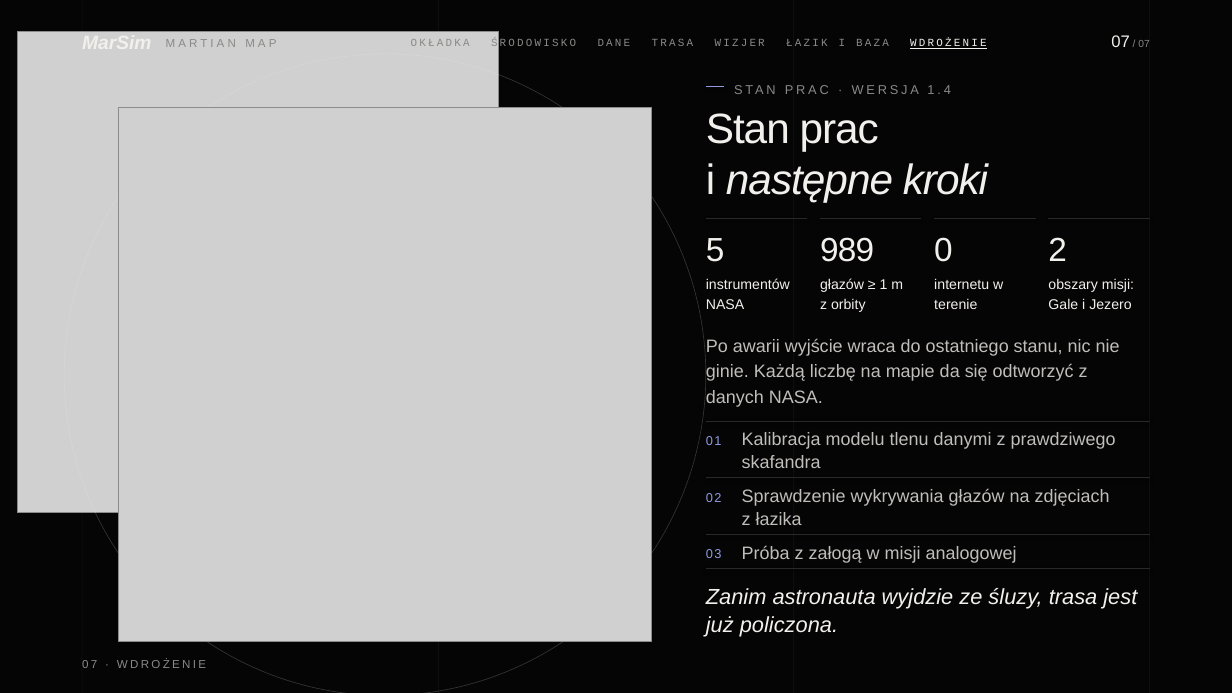
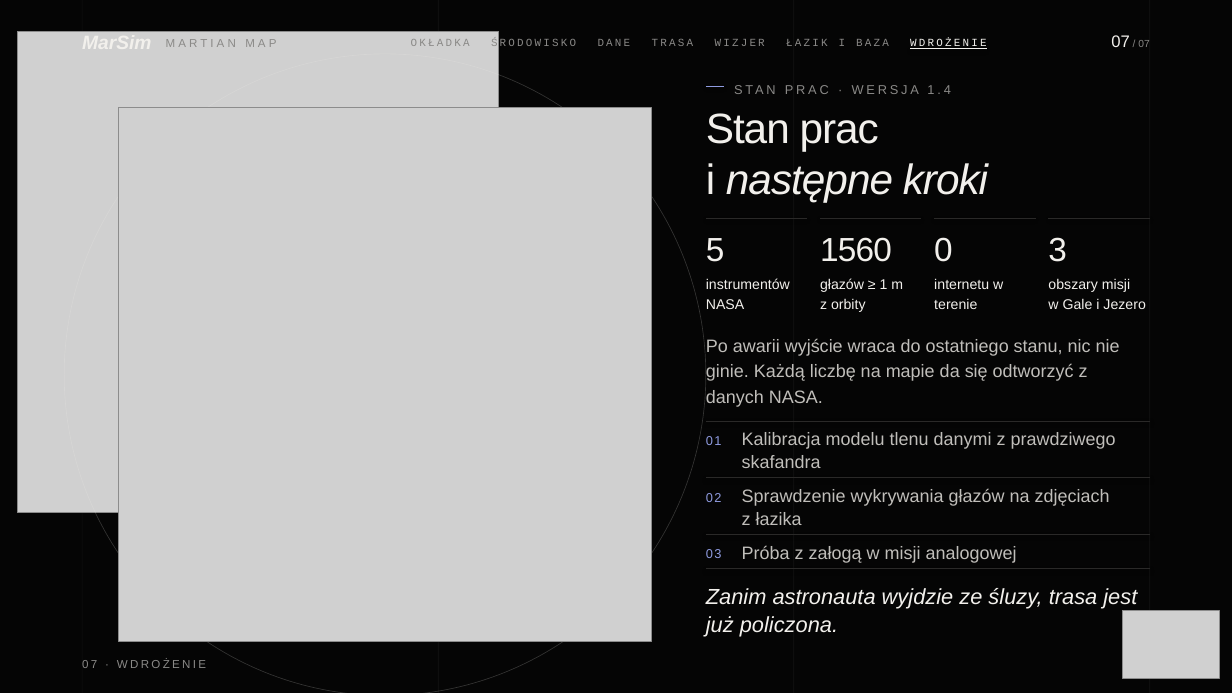
Before and after one commit to Aqayooooo/MarSim, a slide deck: slide 7 of prezentacja/MarSim-prezentacja.pptx. Drawn at 1232x693 pixels with LibreOffice and Linux fonts; fonts in the diff are those of the drawing; grey boxes stand for pictures. Boxes give left, top, right and bottom in pixels: in the first picture for what was removed or moved away, otherwise in the second. Text is boxed around its words. In the diff, an @@ line names an element or a change of style, - is before the commit and + after.

```diff
--- a/prezentacja/MarSim-prezentacja.pptx
+++ b/prezentacja/MarSim-prezentacja.pptx
@@ text at (820, 237, 892, 262): text changed @@
-989
+1560
@@ text at (1048, 237, 1067, 262): text changed @@
-2
+3
@@ text at (1048, 278, 1145, 309): text changed @@
-obszary misji: Gale i Jezero
+obszary misji w Gale i Jezero
@@ picture added at (1123, 611, 1219, 679) @@
```
Also in this commit, not shown: 6 other slides changed, 4 other files.
